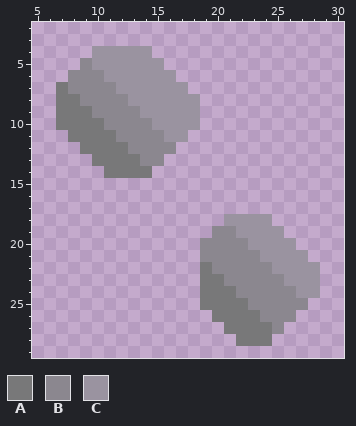
Pixel-art sprite: sprites/blocks/environment/zincum-ore2.png. Above, as it was before the edit.
The file is 32x32 pixels. Shown: x 5..30, y 2..29.
Palette (. is transparent): A #787879  B #8b878f  C #9a93a0
Pixels before, first column x 7:
 4 ...CCCCC..............
 5 ..BCCCCCC.............
 6 .BBBCCCCCC............
 7 ABBBBCCCCCC...........
 8 AABBBBCCCCCC..........
 9 AAABBBBCCCCC..........
10 AAAABBBBCCCC..........
11 .AAAABBBBCC...........
12 ..AAAABBBB............
13 ...AAAABB.............
14 ....AAAA..............
15 ......................
16 ......................
17 ......................
18 ..............CCCC....
19 .............BBCCCC...
20 ............BBBBCCCC..
21 ............BBBBBCCCC.
22 ............ABBBBBCCCC
23 ............AABBBBBCCC
24 ............AAABBBBBCC
25 ............AAAABBBBB.
26 .............AAAABBB..
27 ..............AAAAB...
28 ...............AAA....
New version:
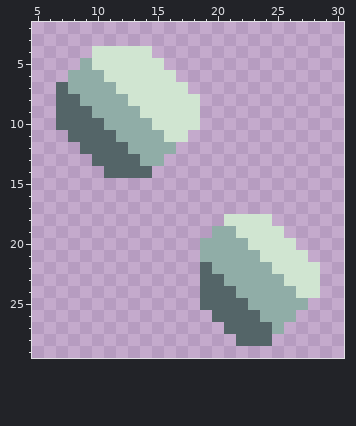
Change:
Colour A changes from #787879 to #546568.
Colour B changes from #8b878f to #90ada7.
Colour C changes from #9a93a0 to #d0e5d1.
Where, in picture pixels (left, top, right, bottom), the same in both pictures:
changed: (56, 46, 200, 178)
changed: (200, 214, 320, 346)
